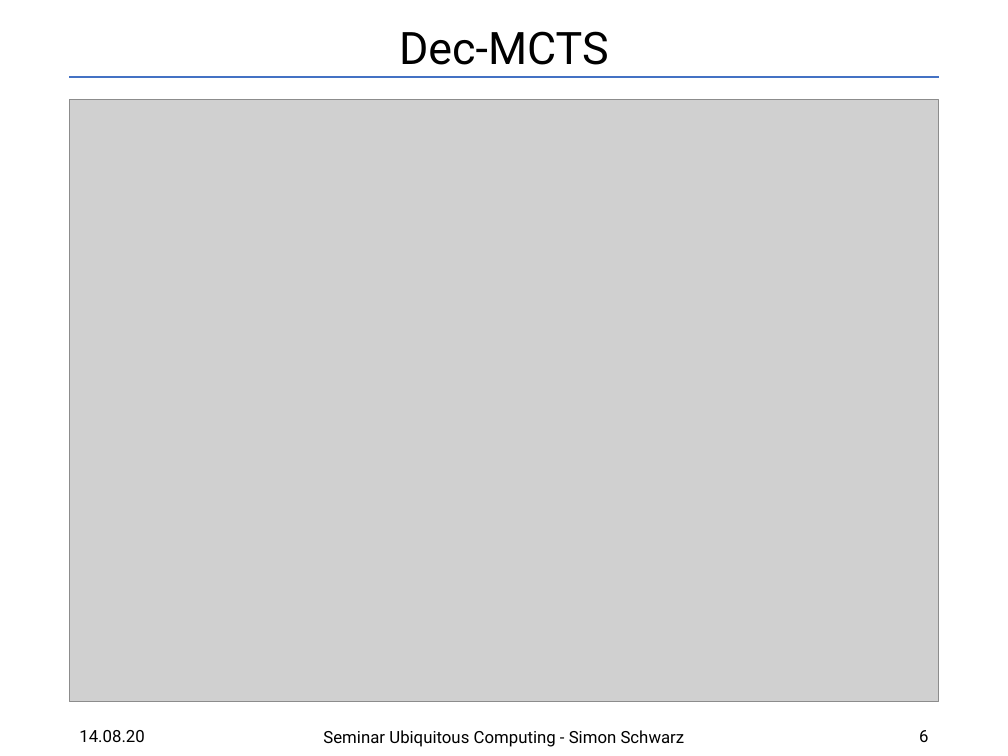
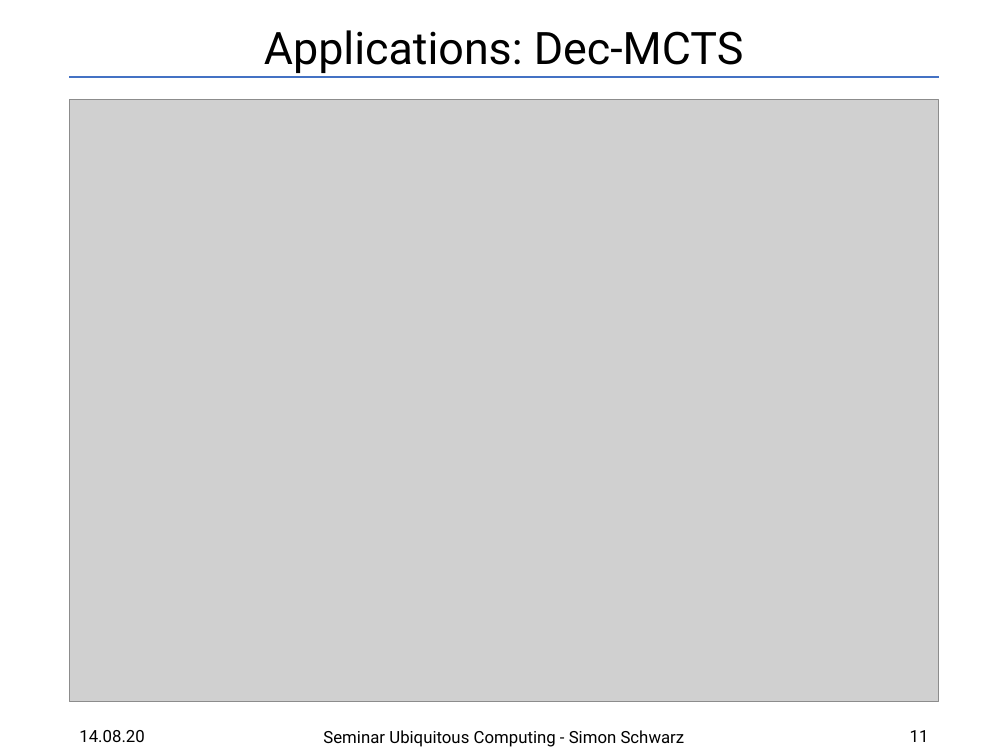
Before and after one commit to SRSchwarz/MCTS-Survey, a slide deck: slide 11 of slides/presentation.pptx (slide 6 before the commit). Drawn at 1008x756 pixels with LibreOffice and Linux fonts; fonts in the diff are those of the drawing; grey boxes stand for pictures. Boxes give left, top, right and bottom in pixels: in the first picture for what was removed or moved away, otherwise in the second. Text is boxed around its words. In the diff, an @@ line names an element or a change of style, - is before the commit and + after.

```diff
--- a/slides/presentation.pptx
+++ b/slides/presentation.pptx
@@ title at <box>264,30,744,73</box>: text changed @@
-Dec-MCTS
+Applications: Dec-MCTS
@@ page number at <box>910,730,929,742</box>: text changed @@
-6
+11
```
Also in this commit, not shown: 7 other slides changed, 7 slides added, 3 other files.
